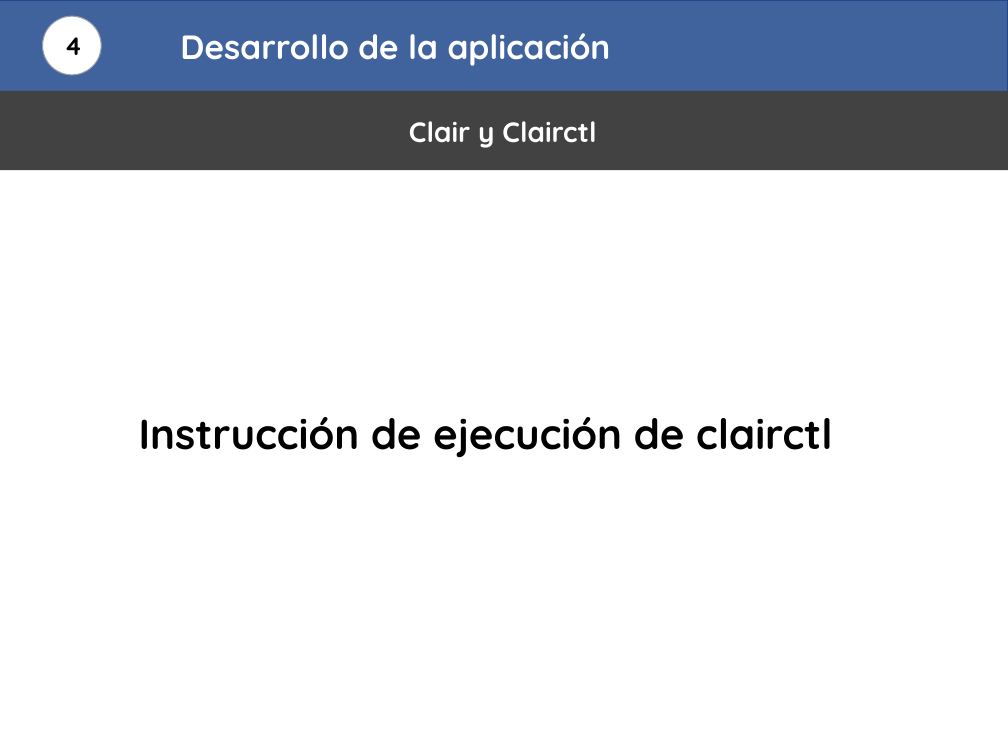
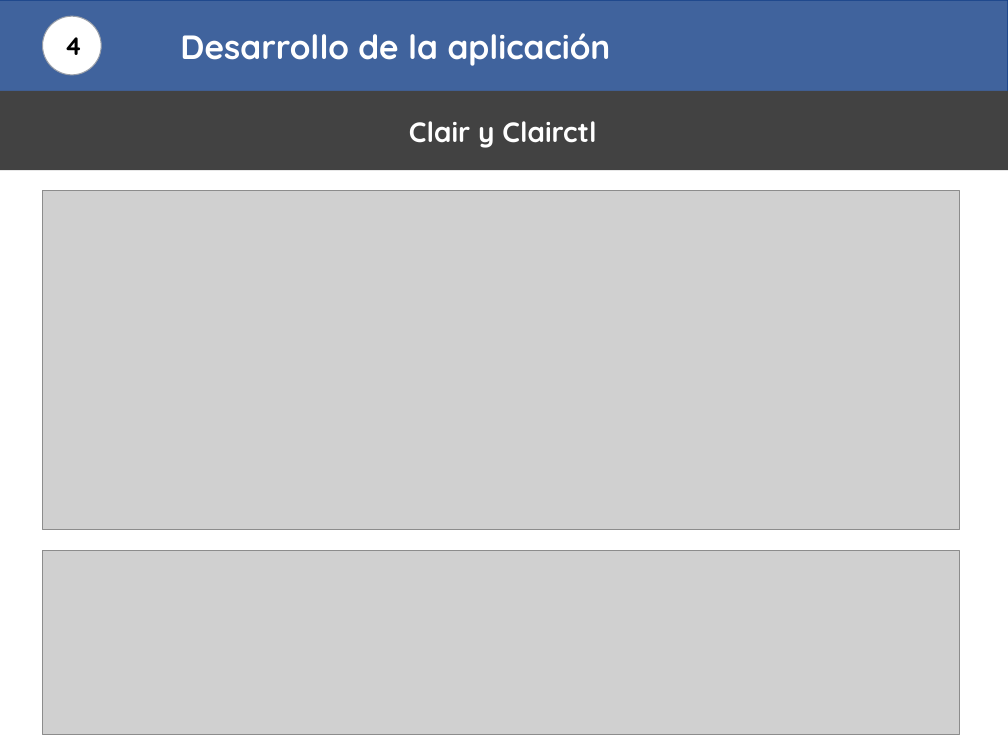
Before and after one commit to EleazarRubio/Master_Ciberseguridad_US, a slide deck: slide 20 of Presentacion/Presentacion_TFM_Eleazar_Rubio.pptx (slide 17 before the commit). Drawn at 1008x756 pixels with LibreOffice and Linux fonts; fonts in the diff are those of the drawing; grey boxes stand for pictures. Boxes give left, top, right and bottom in pixels: in the first picture for what was removed or moved away, otherwise in the second. Text is boxed around its words. In the diff, an @@ line names an element or a change of style, - is before the commit and + after.

```diff
--- a/Presentacion/Presentacion_TFM_Eleazar_Rubio.pptx
+++ b/Presentacion/Presentacion_TFM_Eleazar_Rubio.pptx
@@ picture added at (x1=42, y1=191, x2=959, y2=529) @@
@@ text removed at (x1=139, y1=417, x2=832, y2=458) @@
-Instrucción de ejecución de clairctl
@@ picture added at (x1=42, y1=550, x2=959, y2=735) @@
```
Also in this commit, not shown: 7 other slides changed, 5 slides added.
